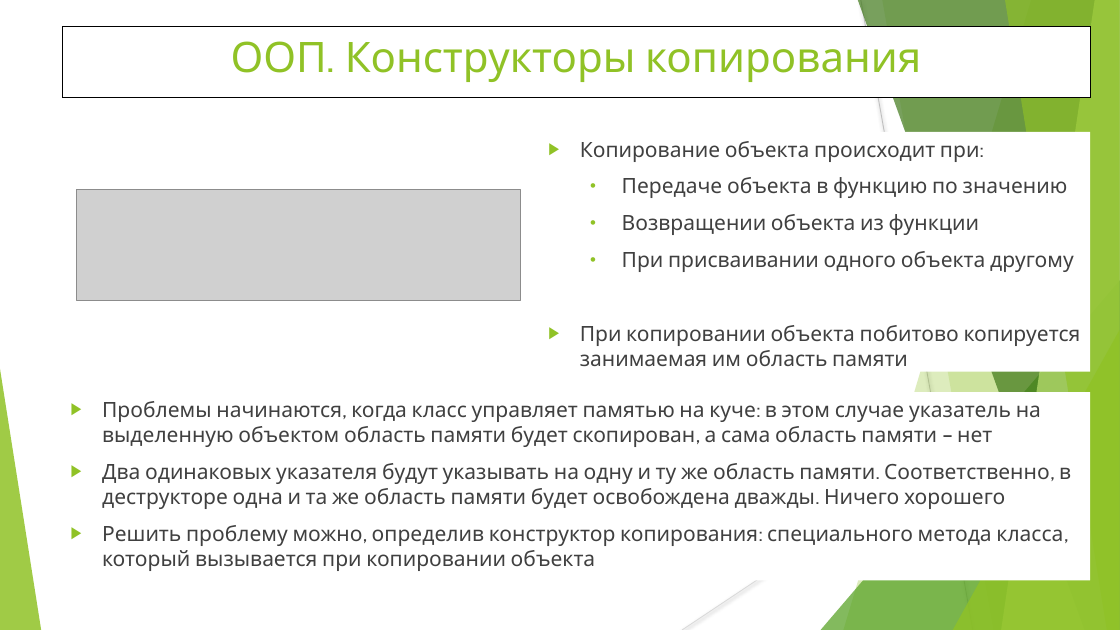
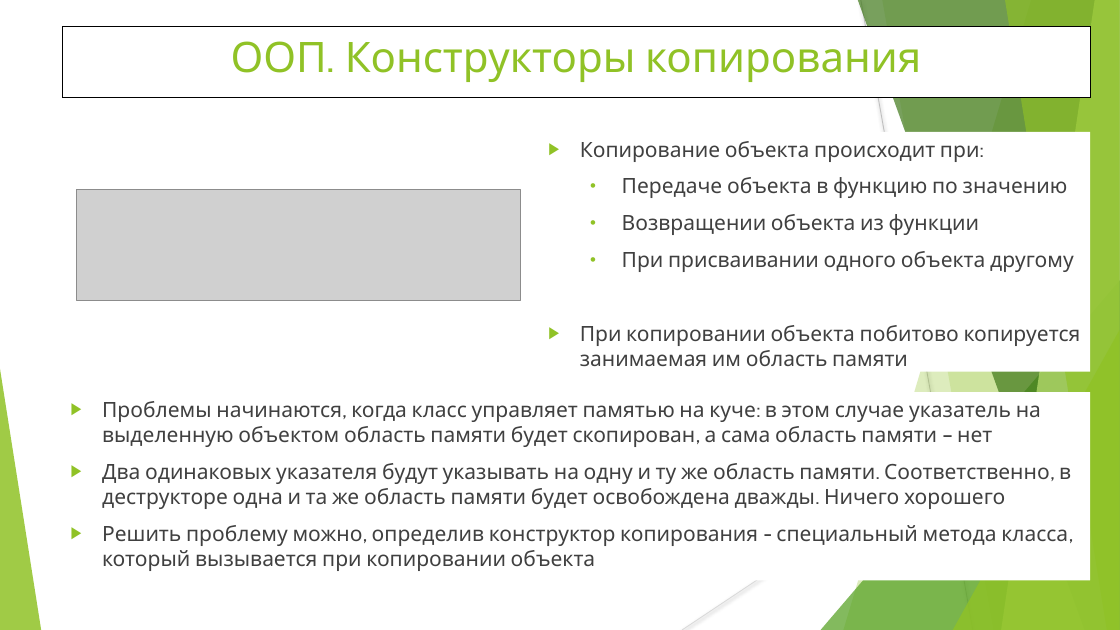
Before and after one commit to WhiteCatStudies/lectures, a slide deck: slide 2 of pt1/lectures/lecture2/lecture2.pptx. Drawn at 1120x630 pixels with LibreOffice and Linux fonts; fonts in the diff are those of the drawing; grey boxes stand for pictures. Boxes give left, top, right and bottom in pixels: in the first picture for what was removed or moved away, otherwise in the second. Text is boxed around its words. In the diff, an @@ line names an element or a change of style, - is before the commit and + after.

```diff
--- a/pt1/lectures/lecture2/lecture2.pptx
+++ b/pt1/lectures/lecture2/lecture2.pptx
@@ text at [102, 525, 1068, 571]: text changed @@
-▶ Решить проблему можно, определив конструктор копирования: специального метода класса, который вызывается при копировании объекта
+▶ Решить проблему можно, определив конструктор копирования - специальный метода класса, который вызывается при копировании объекта
```
Also in this commit, not shown: 3 other slides changed.
